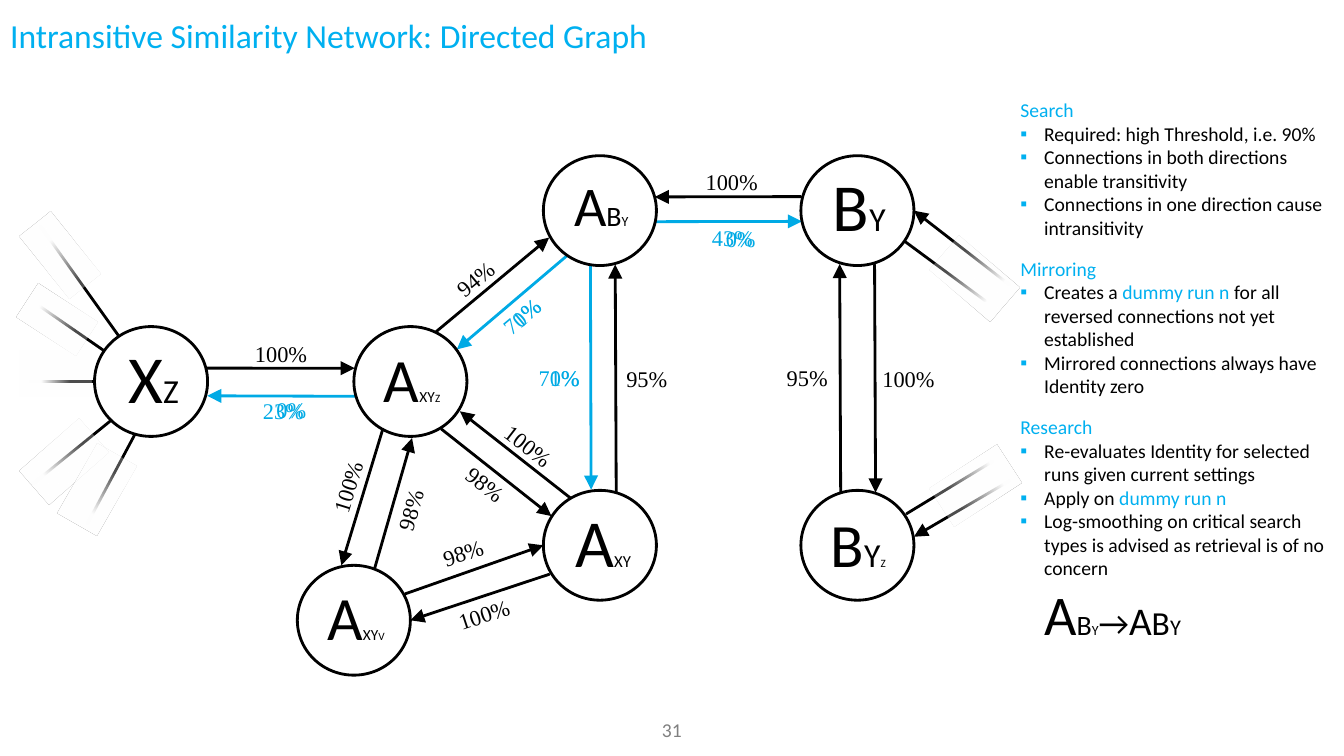
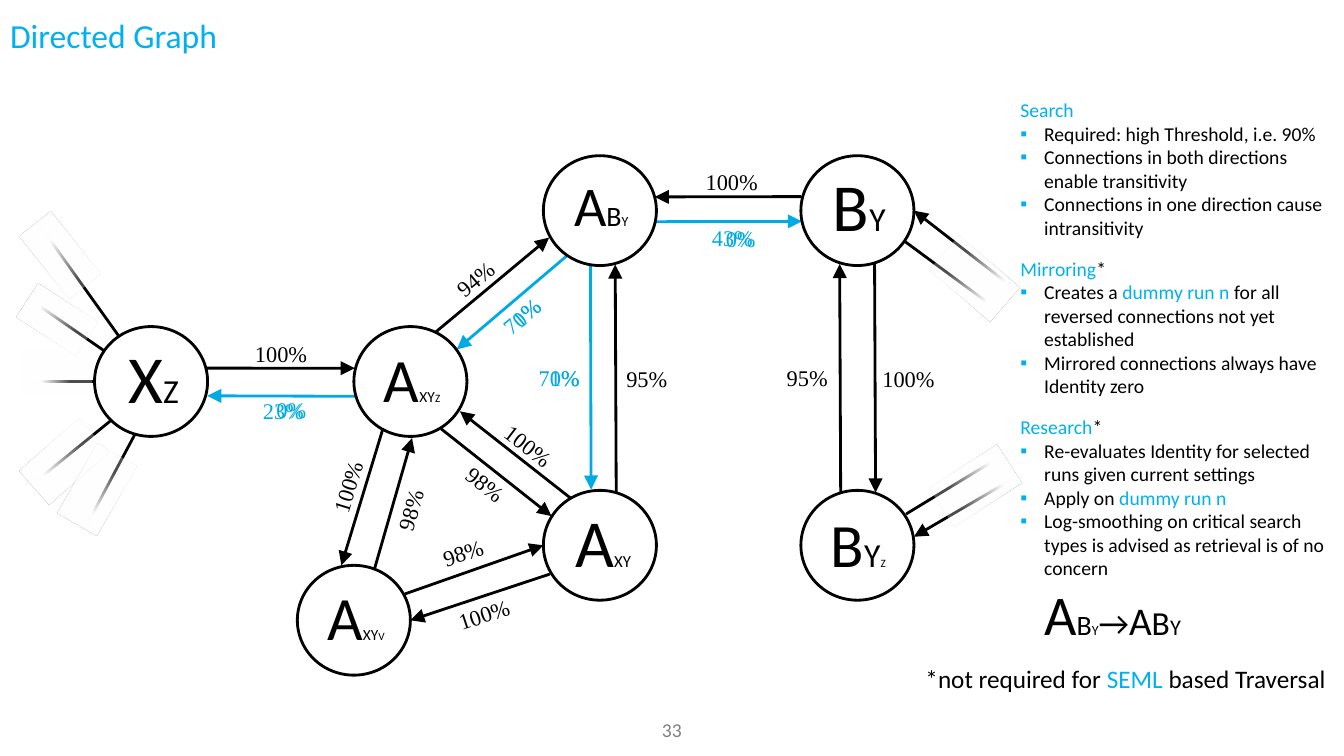
Before and after one commit to ThorstenDoherr/searchengine, a slide deck: slide 33 of doc/SearchEngine_Slides.pptx (slide 31 before the commit). Drawn at 1344x756 pixels with LibreOffice and Linux fonts; fonts in the diff are those of the drawing; background and template pictures are left out. Boxes give left, top, right and bottom in pixels: in the first picture for what was removed or moved away, otherwise in the second. Text is boxed around its words. In the diff, an @@ line names an element or a change of style, - is before the commit and + after.

```diff
--- a/doc/SearchEngine_Slides.pptx
+++ b/doc/SearchEngine_Slides.pptx
@@ title at bbox=[10, 24, 217, 54]: text changed @@
-Intransitive Similarity Network: Directed Graph
+Directed Graph
@@ text at bbox=[1020, 262, 1106, 280]: text changed @@
-Mirroring
+Mirroring*
@@ text at bbox=[1020, 420, 1102, 434]: text changed @@
-Research
+Research*
@@ text added at bbox=[925, 670, 1325, 692], 18 pt, text #000000 @@
+*not required for SEML based Traversal
@@ page number at bbox=[662, 724, 682, 737]: text changed @@
-31
+33
```
Also in this commit, not shown: 14 other slides changed, 2 slides added, 2 other files.
